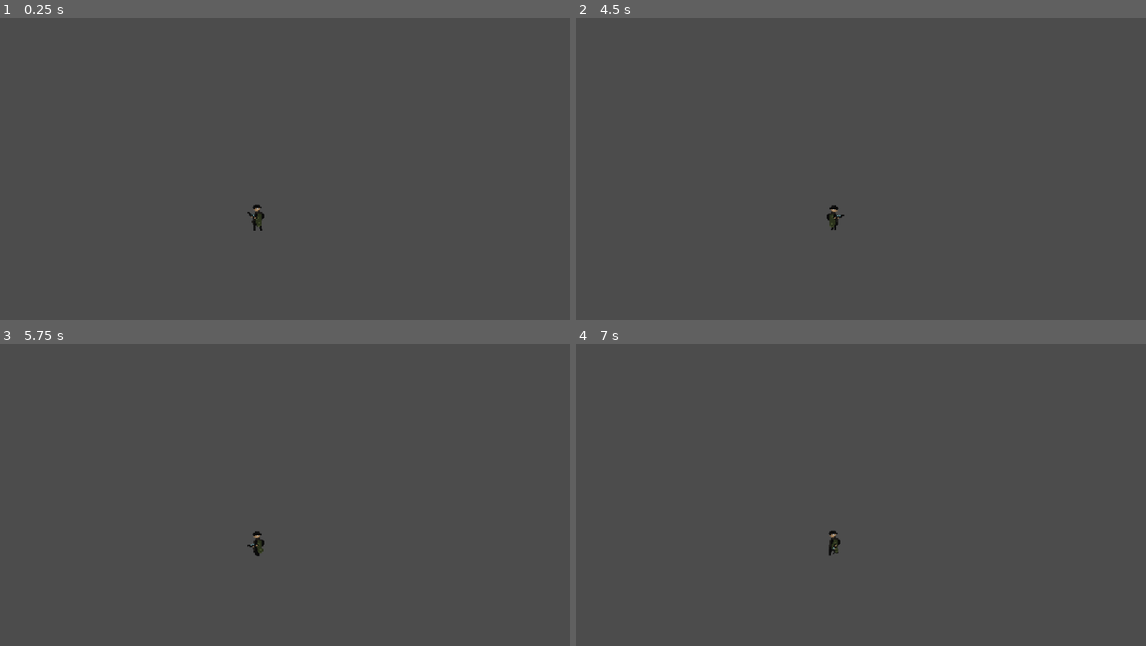
Above: before the commit, frames 1-4 (two rows, left to right).
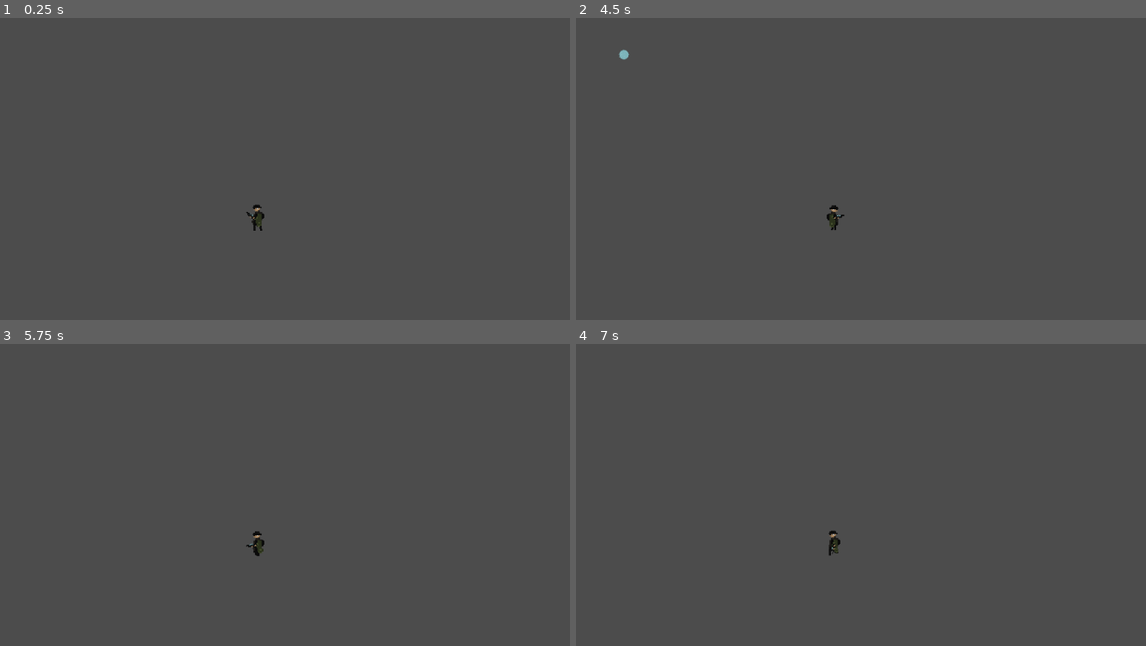
Above: after the commit, the same moments.

Repository: edwardguil/doughnotshoot
Game: Godot game, scene res://Scenes/MainScenes/Level.tscn
Same seed, same stepped clock (60 frames per second), same inputs: the game is played once before the commit and once after it.
Inputs (mouse positions are in pixels of both pictures, inside the frame that each line leads up to):
- Up to frame 1 (0.25 s): no input
- Up to frame 2 (4.5 s): tap Enter at 0.5, 2, 3.5 s; move the mouse to (798, 298) at 0.52 s; hold Up (move_up) 0.53-2.03 s; click (798, 298) at 0.6 s; tap Space at 1.25, 2.75, 4.25 s; move the mouse to (1037, 277) at 1.27 s; tap E (change_weapon) at 1.35, 3.6 s; click (1037, 277) at 1.55 s; move the mouse to (627, 159) at 2.02 s; hold A (move_left) 2.03-3.53 s; click (627, 159) at 2.1 s; move the mouse to (866, 217) at 2.77 s; click (866, 217) at 2.85 s; move the mouse to (729, 117) at 3.52 s; hold S (move_down) 3.53-4.28 s; click (729, 117) at 3.8 s; move the mouse to (986, 199) at 4.27 s; hold Right (move_right) from 4.28 s (still down); click (986, 199) at 4.35 s
- Up to frame 3 (5.75 s): move the mouse to (119, 564) at 5.02 s; release Right (move_right) at 5.03 s; hold Up (move_up) from 5.03 s (still down); click (119, 564) at 5.1 s
- Up to frame 4 (7 s): move the mouse to (900, 455) at 5.77 s; release Up (move_up) at 5.78 s; hold Right (move_right) from 5.78 s (still down); tap E (change_weapon) at 5.85 s; click (900, 455) at 6.05 s; move the mouse to (798, 624) at 6.52 s; click (798, 624) at 6.6 s

The runs differ from the first frame. In frame 1, less than 0.1% of the frame differs, in the area x 43-46%, y 64-67%; in frame 2, less than 0.1%, in the area x 7-10%, y 10-14%; in frame 3, less than 0.1%; in frame 4, less than 0.1%.
Error after the commit: Invalid call. Nonexistent function 'fire' in base 'Node2D'. (res://Scenes/Support)

Commit message:
Added commands to make bullet fire, exit position not updating correctly

Diff:
--- a/client/Scenes/MainScenes/Level.tscn
+++ b/client/Scenes/MainScenes/Level.tscn
@@ -5,3 +5,6 @@
 [node name="Node2D" type="Node2D"]
 
 [node name="Player" parent="." instance=ExtResource( 1 )]
+
+[node name="TileMap" type="TileMap" parent="."]
+format = 1
--- a/client/Scenes/Support Scenes/Gun1.gd
+++ b/client/Scenes/Support Scenes/Gun1.gd
@@ -1,16 +1,14 @@
 extends Node2D
 
-
-# Declare member variables here. Examples:
-# var a = 2
-# var b = "text"
-
+var BULLET_PATH = preload("res://Scenes/Support Scenes/Bullet1.tscn")
 
 # Called when the node enters the scene tree for the first time.
 func _ready():
 	pass # Replace with function body.
 
-
-# Called every frame. 'delta' is the elapsed time since the previous frame.
-#func _process(delta):
-#	pass
+func fire(mouse_position):
+	var bullet1 = BULLET_PATH.instance()
+	bullet1.position = $Sprite1/Exit1.global_position
+	bullet1.rotation = get_parent().rotation
+	print(bullet1.position)
+	get_parent().get_parent().add_child(bullet1)
--- a/client/Scenes/Support Scenes/Player.gd
+++ b/client/Scenes/Support Scenes/Player.gd
@@ -21,6 +21,9 @@
 
 	if Input.is_action_just_pressed("change_weapon"):
 		$Weapon.ChangeWeapon()
+	if Input.is_action_just_pressed("fire"):
+		print("Player position", global_position)
+		$Weapon.FireWeapon(mouse_position)
 
 
 func handle_animation(velocity, mouse_position) -> void:
@@ -31,9 +34,7 @@
 
 	if mouse_position.x < global_position.x:
 		$Sprite.flip_h = true
-		$Weapon.position = Vector2(1, -3)
 		$Weapon.FlipSprite(true)
 	else:
 		$Sprite.flip_h = false
-		$Weapon.position = Vector2(-1, -3)
 		$Weapon.FlipSprite(false)
--- a/client/Scenes/Support Scenes/Weapon.gd
+++ b/client/Scenes/Support Scenes/Weapon.gd
@@ -5,6 +5,8 @@
 
 func FireWeapon(mouse_position):
 	get_node(weapons[current_weapon]).fire(mouse_position)
+	print($Gun1/Sprite1/Exit1.global_position)
+	print($Gun2/Sprite2/Exit2.global_position)
 
 func ChangeWeapon():
 	get_node(weapons[current_weapon]).hide()
@@ -13,8 +15,8 @@
 
 func FlipSprite(val):
 	if val:
-		$Gun1/Sprite.flip_v = true
-		$Gun2/Sprite.flip_v = true
+		$Gun1/Sprite1.flip_v = true
+		$Gun2/Sprite2.flip_v = true
 	else:
-		$Gun1/Sprite.flip_v = false
-		$Gun2/Sprite.flip_v = false
+		$Gun1/Sprite1.flip_v = false
+		$Gun2/Sprite2.flip_v = false
--- a/client/Scenes/Support Scenes/Weapon.tscn
+++ b/client/Scenes/Support Scenes/Weapon.tscn
@@ -10,23 +10,24 @@
 [node name="Gun1" type="Node2D" parent="."]
 script = ExtResource( 3 )
 
-[node name="Sprite" type="Sprite" parent="Gun1"]
+[node name="Sprite1" type="Sprite" parent="Gun1"]
 position = Vector2( 11, -1 )
 texture = ExtResource( 2 )
 hframes = 4
 vframes = 5
 
-[node name="Exit" type="Position2D" parent="Gun1"]
-position = Vector2( 22, 0 )
+[node name="Exit1" type="Position2D" parent="Gun1/Sprite1"]
+position = Vector2( 18, 1 )
 
 [node name="Gun2" type="Node2D" parent="."]
 visible = false
 
-[node name="Sprite" type="Sprite" parent="Gun2"]
+[node name="Sprite2" type="Sprite" parent="Gun2"]
 position = Vector2( 11, -1 )
 texture = ExtResource( 2 )
 hframes = 4
 vframes = 5
 frame = 8
 
-[node name="Exit" type="Position2D" parent="Gun2"]
+[node name="Exit2" type="Position2D" parent="Gun2/Sprite2"]
+position = Vector2( -11, 1 )
--- a/client/project.godot
+++ b/client/project.godot
@@ -13,6 +13,10 @@
 config/name="ClientGame"
 run/main_scene="res://Scenes/MainScenes/Level.tscn"
 config/icon="res://icon.png"
+
+[global]
+
+port=false
 
 [input]
 
@@ -45,6 +49,11 @@
 "events": [ Object(InputEventKey,"resource_local_to_scene":false,"resource_name":"","device":0,"alt":false,"shift":false,"control":false,"meta":false,"command":false,"pressed":false,"scancode":69,"physical_scancode":0,"unicode":0,"echo":false,"script":null)
  ]
 }
+fire={
+"deadzone": 0.5,
+"events": [ Object(InputEventMouseButton,"resource_local_to_scene":false,"resource_name":"","device":0,"alt":false,"shift":false,"control":false,"meta":false,"command":false,"button_mask":0,"position":Vector2( 0, 0 ),"global_position":Vector2( 0, 0 ),"factor":1.0,"button_index":1,"pressed":false,"doubleclick":false,"script":null)
+ ]
+}
 
 [physics]
 
